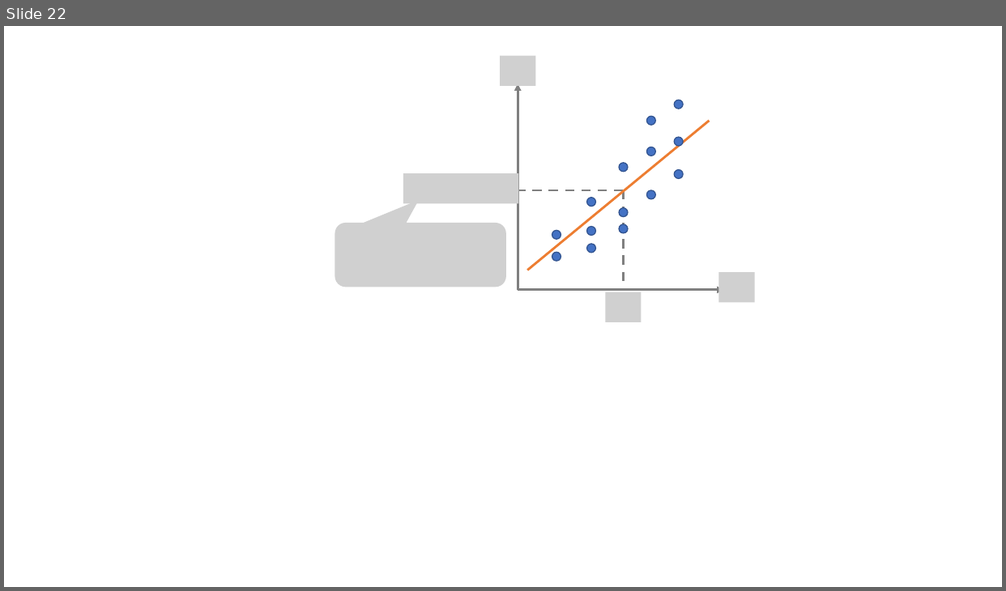
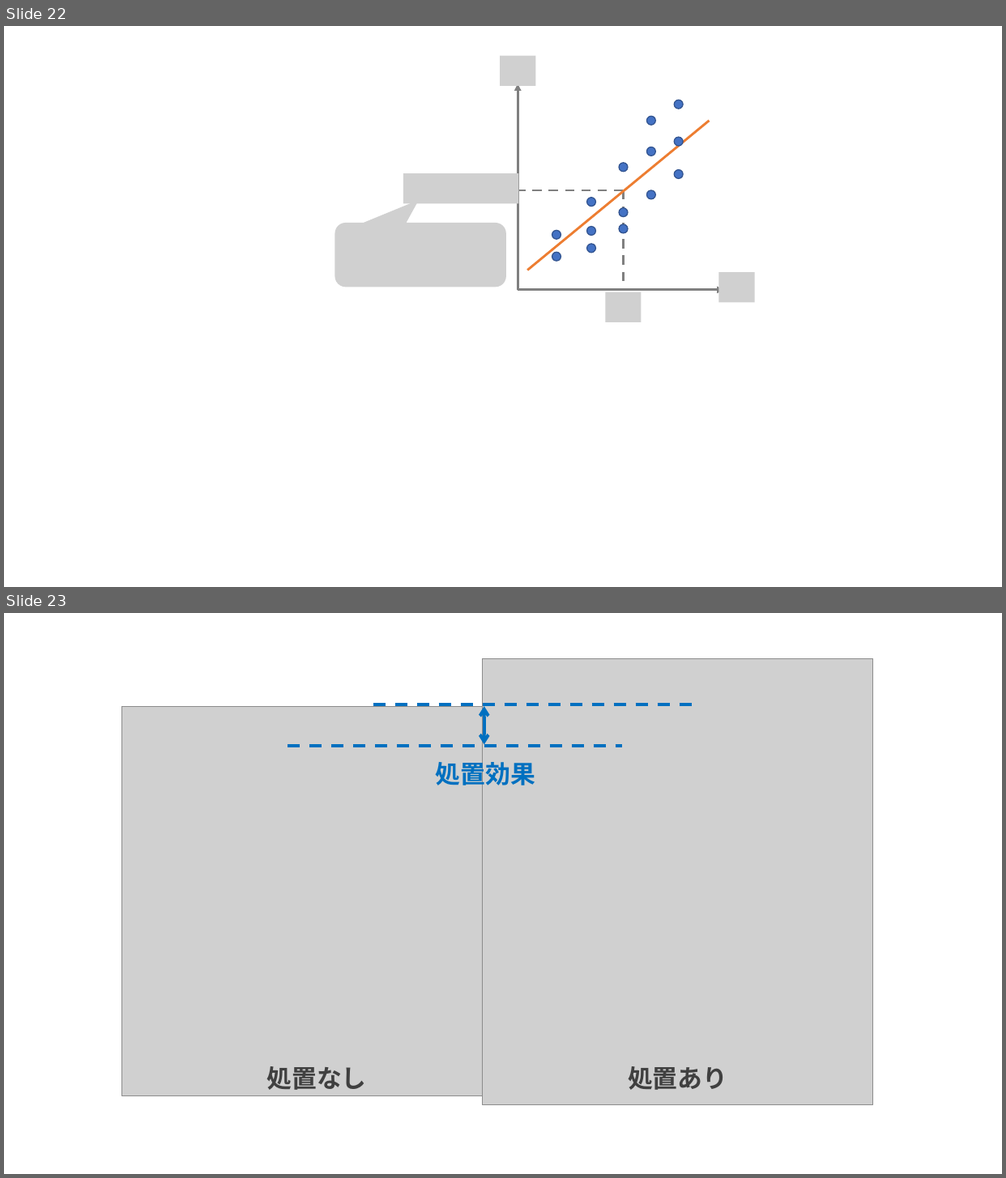
Before and after one commit to michihito-ando/econome_ml_with_R, a slide deck: Others/figure.pptx. Shown one above the other, each under a label of ours: slide 22 before the commit, slides 22 and 23 after it. The pictures are 1006x591 and 1006x1178 pixels, drawn with LibreOffice and Linux fonts; fonts in the diff are those of the drawing; grey boxes stand for pictures. Boxes give left, top, right and bottom in pixels: in the first picture for what was removed or moved away, otherwise in the second. Text is boxed around its words. In the diff, an @@ line names an element or a change of style, - is before the commit and + after.

```diff
--- a/Others/figure.pptx
+++ b/Others/figure.pptx
@@ slide 23 added at (4, 613, 1002, 1174), background #FFFFFF @@
@@ picture added at (484, 658, 873, 1105) @@
@@ picture added at (121, 707, 512, 1097) @@
@@ line added from (373, 705) to (695, 705), #0070C0 3 pt dashed @@
@@ double arrow added from (484, 707) to (484, 745), #0070C0 3 pt @@
@@ line added from (288, 747) to (621, 747), #0070C0 3 pt dashed @@
@@ text added at (436, 758, 535, 790), 24 pt, text #0070C0, bold @@
+処置効果
@@ text added at (266, 1067, 366, 1090), 24 pt, text #404040, bold @@
+処置なし
@@ text added at (628, 1067, 727, 1090), 24 pt, text #404040, bold @@
+処置あり
```
Also in this commit, not shown: 1 other slide added, 3 other files.
